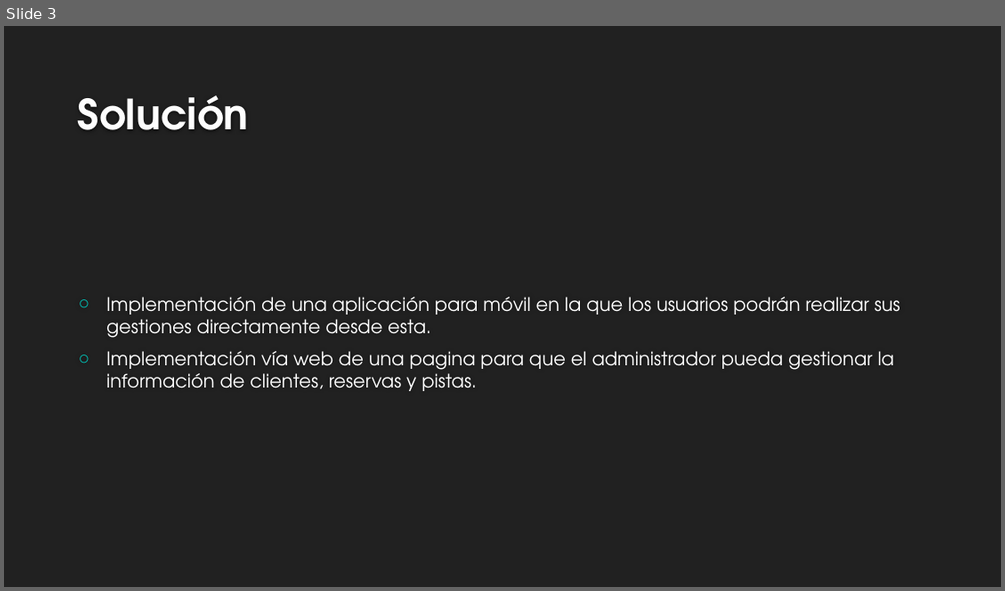
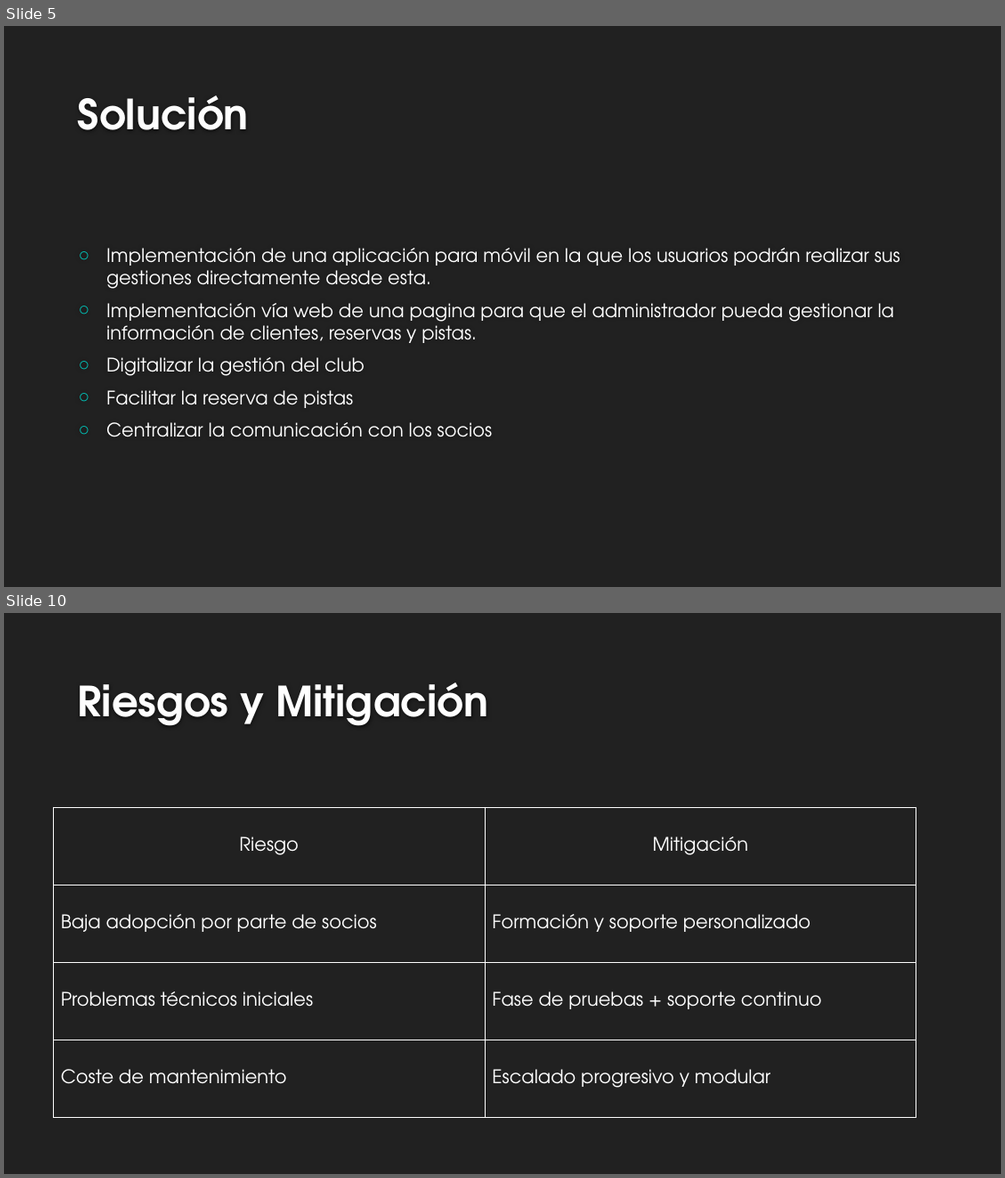
Before and after one commit to davidborja732/Curso_25-26_2, a slide deck: Proyecto Intermodular/Presentacion Ejecutiva/Presentación ejecutiva proyecto Inter modular.pptx. Shown one above the other, each under a label of ours: slide 3 before the commit, slides 5 and 10 after it; the slides between them are not shown. The pictures are 1005x591 and 1005x1178 pixels, drawn with LibreOffice and Linux fonts; fonts in the diff are those of the drawing; background and template pictures are left out. Boxes give left, top, right and bottom in pixels: in the first picture for what was removed or moved away, otherwise in the second. Text is boxed around its words. In the diff, an @@ line names an element or a change of style, - is before the commit and + after.

```diff
--- a/Proyecto Intermodular/Presentacion Ejecutiva/Presentación ejecutiva proyecto Inter modular.pptx
+++ b/Proyecto Intermodular/Presentacion Ejecutiva/Presentación ejecutiva proyecto Inter modular.pptx
@@ slide 10 added at (4, 613, 1001, 1174), background #212121 @@
@@ title added at (78, 682, 489, 726), 40 pt, text #FEFEFE, bold @@
+Riesgos y Mitigación
@@ table added at (53, 807, 916, 1117), 4 rows, 2 columns @@
+Riesgo | Mitigación
+Baja adopción por parte de socios | Formación y soporte personalizado
+Problemas técnicos iniciales | Fase de pruebas + soporte continuo
+Coste de mantenimiento | Escalado progresivo y modular
@@ what was slide 3 is now slide 5 @@
@@ slide 5 changed as well @@
@@ text at (106, 357, 493, 437): paragraphs added @@
+○ Digitalizar la gestión del club
+○ Facilitar la reserva de pistas
+○ Centralizar la comunicación con los socios
```
Also in this commit, not shown: 2 other slides changed, 8 other slides added, 4 other files.
